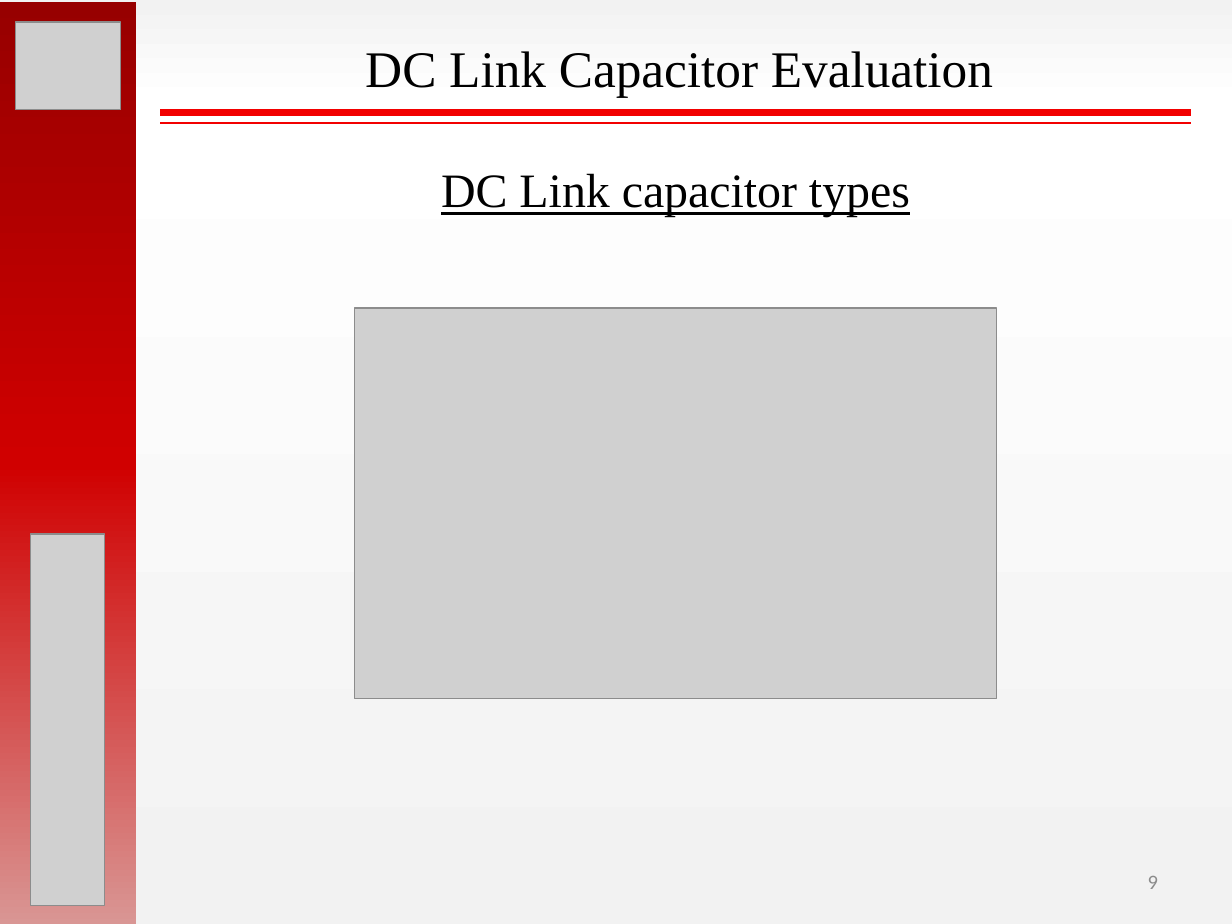
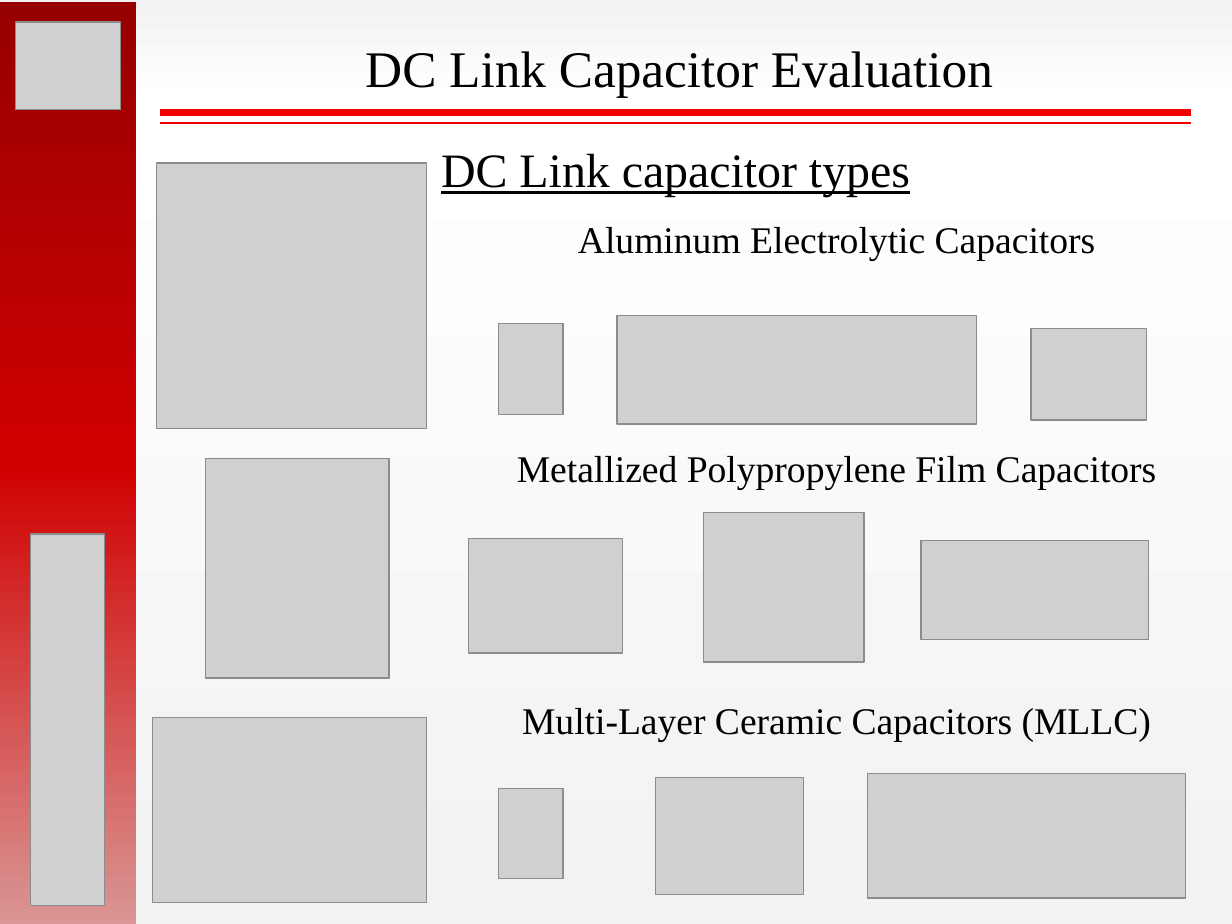
Before and after one commit to hakanpolat/IMMD, a slide deck: slide 9 of ISIE 2017/sunum/ISIE2017_OralPres_Mesut_Uğur.pptx. Drawn at 1232x924 pixels with LibreOffice and Linux fonts; fonts in the diff are those of the drawing; grey boxes stand for pictures. Boxes give left, top, right and bottom in pixels: in the first picture for what was removed or moved away, otherwise in the second. Text is boxed around its words. In the diff, an @@ line names an element or a change of style, - is before the commit and + after.

```diff
--- a/ISIE 2017/sunum/ISIE2017_OralPres_Mesut_Uğur.pptx
+++ b/ISIE 2017/sunum/ISIE2017_OralPres_Mesut_Uğur.pptx
@@ text "DC Link capacitor types": place and size @@
-text "DC Link capacitor types" at [441, 173, 910, 217]
+text "DC Link capacitor types" at [441, 153, 910, 197]
@@ picture added at [156, 163, 426, 429] @@
@@ text added at [578, 227, 1096, 261], 22 pt, text #000000 @@
+Aluminum Electrolytic Capacitors
@@ picture removed at [355, 308, 997, 699] @@
@@ picture added at [499, 324, 563, 414] @@
@@ picture added at [617, 315, 977, 424] @@
@@ picture added at [1031, 329, 1147, 420] @@
@@ picture added at [206, 458, 389, 678] @@
@@ text added at [517, 456, 1157, 490], 22 pt, text #000000 @@
+Metallized Polypropylene Film Capacitors
@@ picture added at [468, 538, 622, 653] @@
@@ picture added at [703, 513, 864, 663] @@
@@ picture added at [922, 540, 1149, 639] @@
@@ picture added at [153, 717, 428, 902] @@
@@ text added at [522, 708, 1151, 742], 22 pt, text #000000 @@
+Multi-Layer Ceramic Capacitors (MLLC)
@@ picture added at [655, 777, 803, 894] @@
@@ picture added at [867, 774, 1185, 898] @@
@@ picture added at [499, 788, 563, 878] @@
@@ page number removed at [1148, 876, 1158, 889] @@
-9
```
Also in this commit, not shown: 2 other slides changed, 1 slide added, 1 other file.
